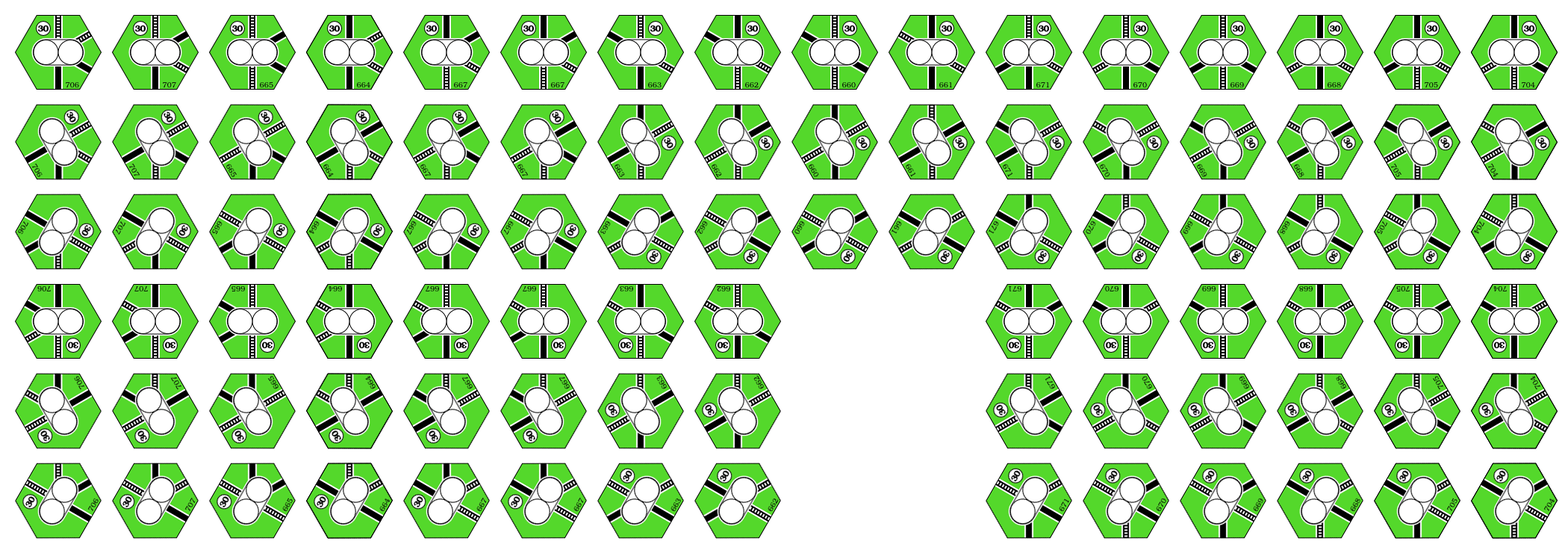
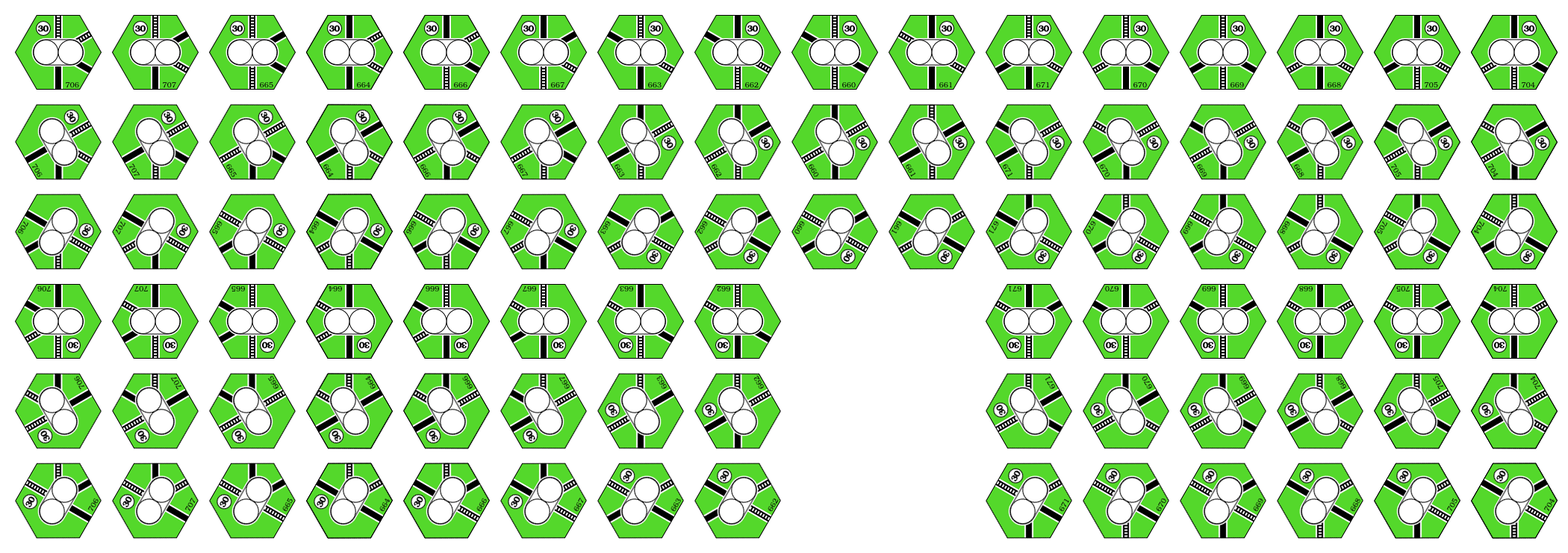
Layered file, before and after one edit (1568 × 553). Changes by layer:
painted on "layer0" over [402, 14, 491, 539]
